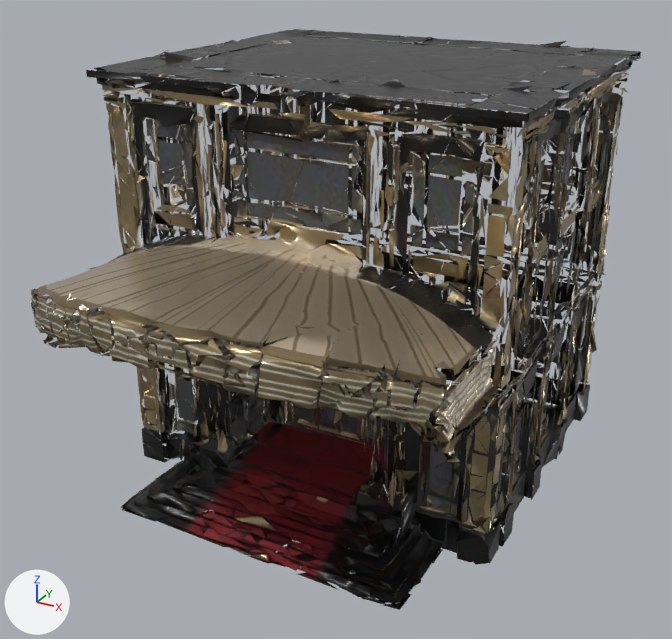
One commit to the glTF model godot-world-fracture/models/city/casino.glb: the scene before it, then after it.
Before and after are seen from a 50 mm lens placed at (1.4, -2.53, 1.16), pointed at (0.02, -0.03, -0.09). Every picture has the same lights, and +X, +Y and +Z are marked at lower left. The older version comes first.

Before the edit, the objects in view are built like this:
```python
mat_material_0 = bpy.data.materials.new('Material_0')
mat_material_0.use_nodes = True; mat_material_0.node_tree.nodes.clear()
_N = mat_material_0.node_tree.nodes; _L = mat_material_0.node_tree.links
n0 = _N.new('ShaderNodeBsdfPrincipled'); n0.name = 'Principled BSDF'
n1 = _N.new('ShaderNodeOutputMaterial'); n1.name = 'Material Output'
n2 = _N.new('ShaderNodeTexImage'); n2.name = 'Image Texture'
n2.image = img_image_0
n3 = _N.new('ShaderNodeSeparateColor'); n3.name = 'Separate Color'
n4 = _N.new('ShaderNodeTexImage'); n4.name = 'Image Texture.001'
n4.image = img_image_1
n5 = _N.new('ShaderNodeNormalMap'); n5.name = 'Normal Map'
n5.uv_map = 'UVMap'
n6 = _N.new('ShaderNodeTexImage'); n6.name = 'Image Texture.002'
n6.image = img_image_2
_L.new(n0.outputs[0], n1.inputs[0])  # 'BSDF' to 'Surface'
_L.new(n2.outputs[0], n0.inputs[0])  # 'Color' to 'Base Color'
_L.new(n3.outputs[2], n0.inputs[1])  # 'Blue' to 'Metallic'
_L.new(n3.outputs[1], n0.inputs[2])  # 'Green' to 'Roughness'
_L.new(n4.outputs[0], n3.inputs[0])  # 'Color' to 'Color'
_L.new(n5.outputs[0], n0.inputs[5])  # 'Normal' to 'Normal'
_L.new(n6.outputs[0], n5.inputs[1])  # 'Color' to 'Color'
me_mesh_0 = bpy.data.meshes.new('Mesh_0')
me_mesh_0.from_pydata(...)  # 18377 vertices, 13953 faces; spans x -0.74..0.71, y -0.95..0.96, z -0.74..0.73
me_mesh_0.materials.append(mat_material_0)
ob_mesh_0 = bpy.data.objects.new('Mesh_0', me_mesh_0)
ob_mesh_0.location = (0.0, 0.0, 0.0)
```
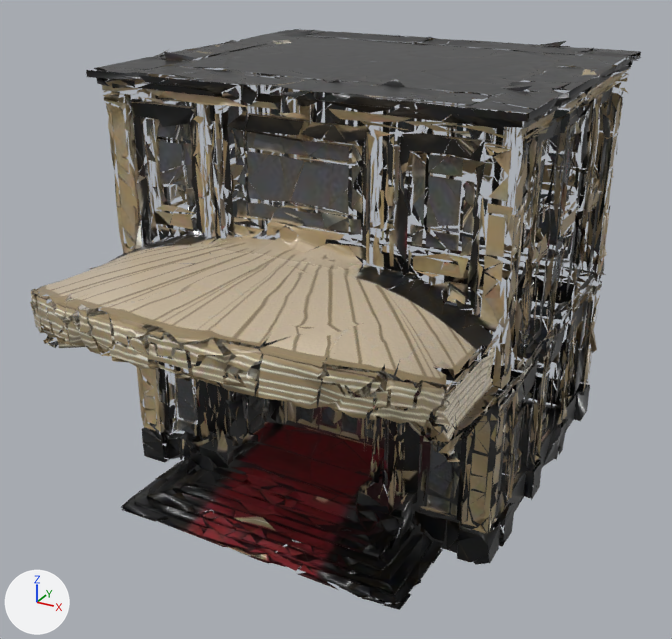
Where the change shows, as pixel boxes [x1, y1, x2, y2] in the pictures (672 x 639 px):
'Mesh_0', surface changed (lighter): [30, 39, 627, 576] in both

What changed in the scene script:
```text
Change mat_material_0:
    add n7 = _N.new('ShaderNodeMath'); n7.name = 'Math'
    add n7.operation = 'MULTIPLY'
    add n7.inputs[1].default_value = 0.0  # 'Value'
    where n5 = _N.new('ShaderNodeNormalMap'); n5.name = 'Normal Map'
    add n5.inputs[0].default_value = 0.35  # 'Strength'
    where n3 = _N.new('ShaderNodeSeparateColor'); n3.name = 'Separate Color'
    where n0 = _N.new('ShaderNodeBsdfPrincipled'); n0.name = 'Principled BSDF'
    remove _L.new(n3.outputs[2], n0.inputs[1])  # 'Blue' to 'Metallic'
    add _L.new(n7.outputs[0], n0.inputs[1])  # 'Value' to 'Metallic'
    add _L.new(n3.outputs[2], n7.inputs[0])  # 'Blue' to 'Value'
```
